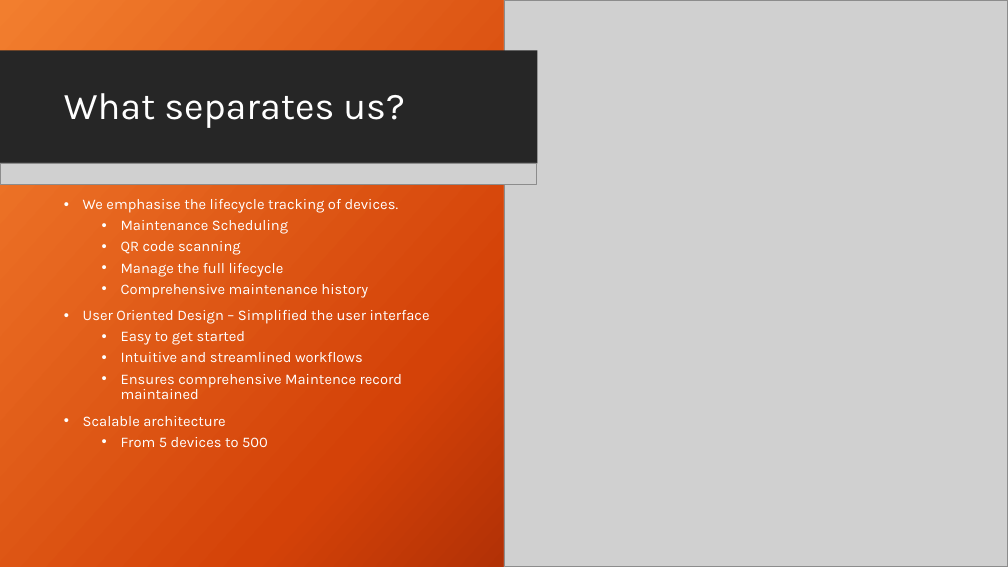
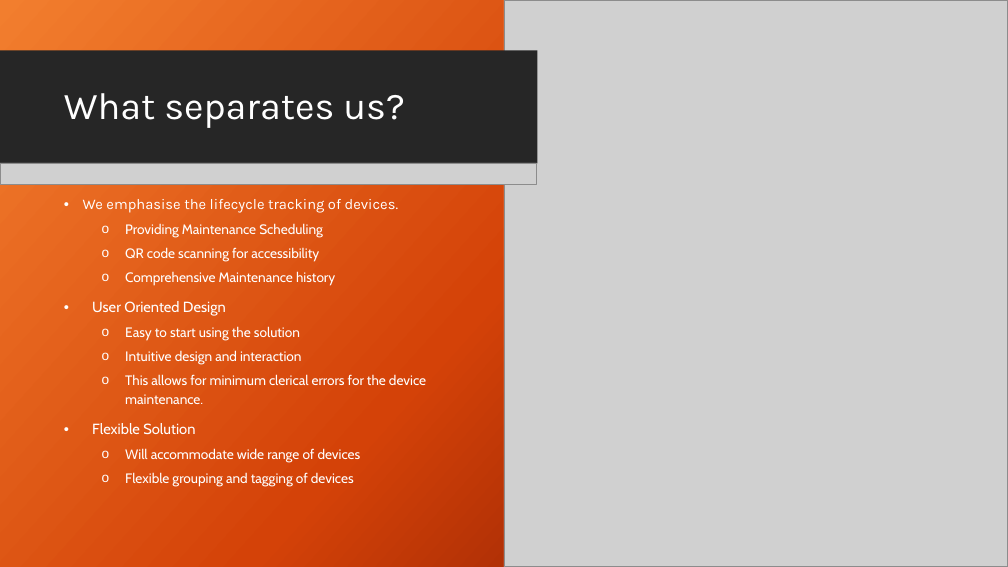
Before and after one commit to Niko-PL/Comp2003Project, a slide deck: slide 6 of Paper WOrk/Presentation - FIna;.pptx (slide 7 before the commit). Drawn at 1008x567 pixels with LibreOffice and Linux fonts; fonts in the diff are those of the drawing; grey boxes stand for pictures; background and template pictures are left out. Boxes give left, top, right and bottom in pixels: in the first picture for what was removed or moved away, otherwise in the second. Text is boxed around its words. In the diff, an @@ line names an element or a change of style, - is before the commit and + after.

Commit message:
final

```diff
--- a/Paper WOrk/Presentation - FIna;.pptx
+++ b/Paper WOrk/Presentation - FIna;.pptx
@@ text at <box>92,223,426,487</box>: text changed; size 14 to 13 pt; font Karla to Cabin @@
-  • Maintenance Scheduling
-  • QR code scanning
-  • Manage the full lifecycle
-  • Comprehensive maintenance history
-• User Oriented Design – Simplified the user interface
-  • Easy to get started
-  • Intuitive and streamlined workflows
-  • Ensures comprehensive Maintence record maintained
-• Scalable architecture
-  • From 5 devices to 500
+  o Providing Maintenance Scheduling
+  o QR code scanning for accessibility
+  o Comprehensive Maintenance history
+• User Oriented Design
+  o Easy to start using the solution
+  o Intuitive design and interaction
+  o This allows for minimum clerical errors for the device maintenance.
+• Flexible Solution
+  o Will accommodate wide range of devices
+  o Flexible grouping and tagging of devices
```
Also in this commit, not shown: 1 other slide changed.
